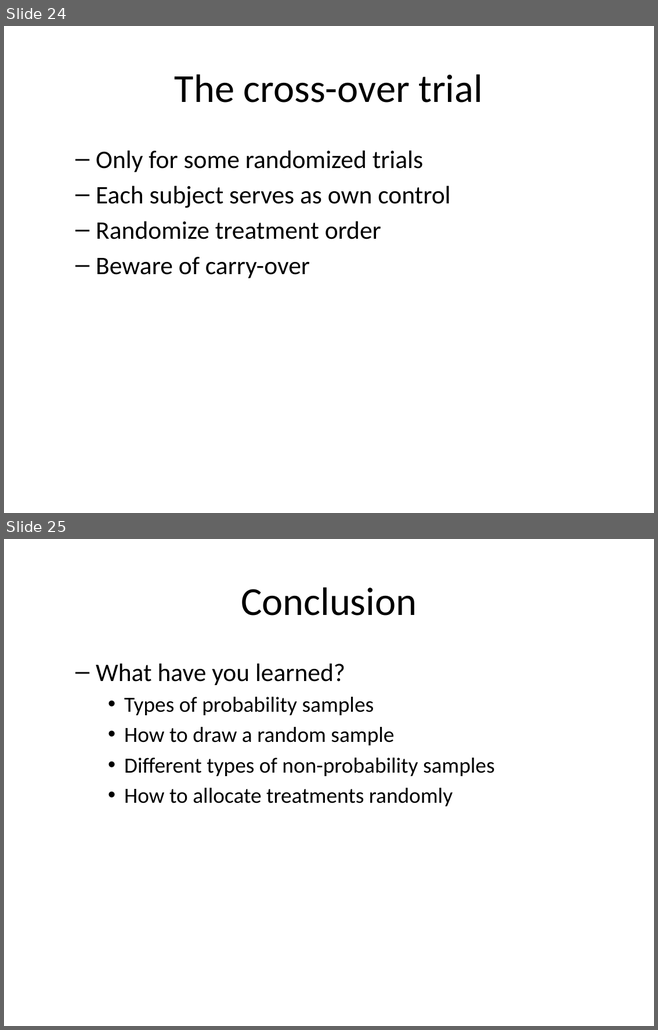
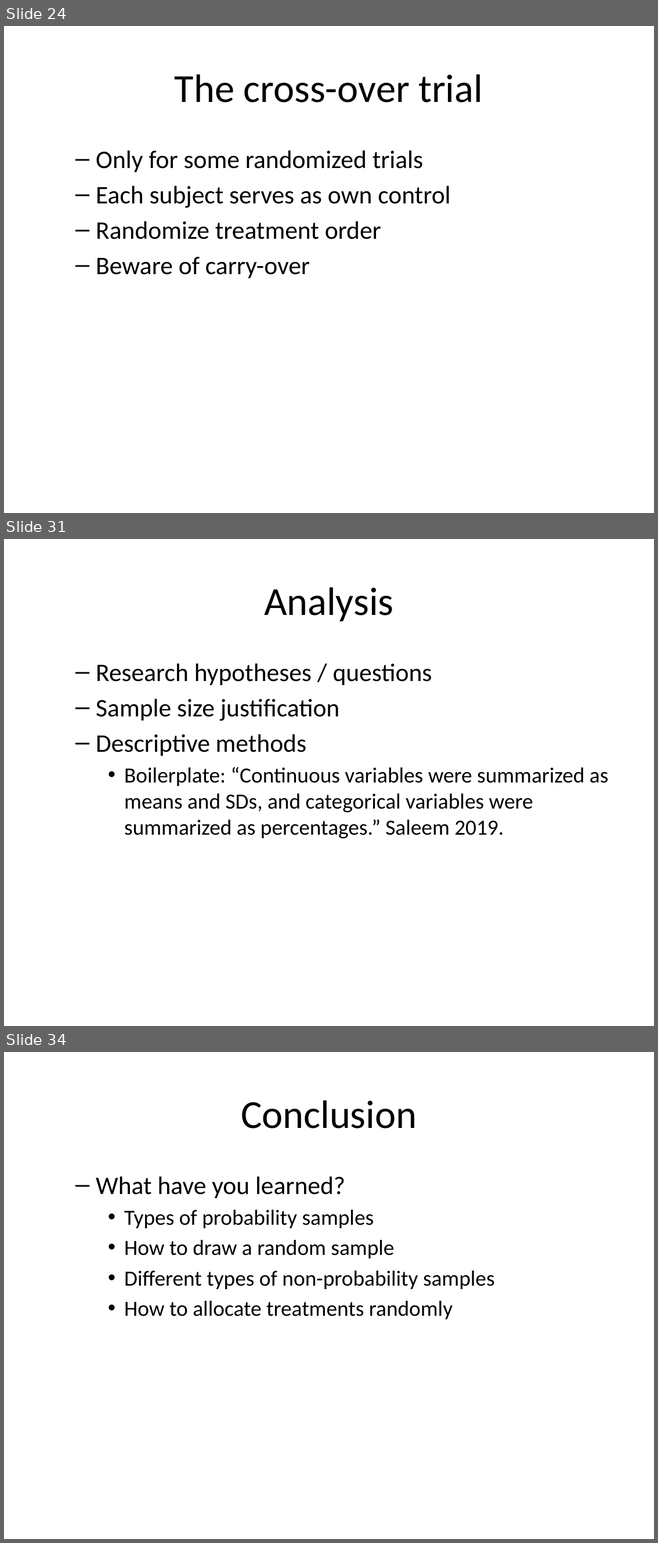
Before and after one commit to pmean/classes, a slide deck: clinical-research-methodology/results/video08-sampling.pptx. Shown one above the other, each under a label of ours: slides 24 and 25 before the commit, slides 24, 31 and 34 after it; the slides between them are not shown. The pictures are 658x1030 and 658x1543 pixels, drawn with LibreOffice and Linux fonts; fonts in the diff are those of the drawing. Boxes give left, top, right and bottom in pixels: in the first picture for what was removed or moved away, otherwise in the second. Text is boxed around its words. In the diff, an @@ line names an element or a change of style, - is before the commit and + after.

```diff
--- a/clinical-research-methodology/results/video08-sampling.pptx
+++ b/clinical-research-methodology/results/video08-sampling.pptx
@@ slide 31 added at box(4, 539, 654, 1026), background #FFFFFF @@
@@ title added at box(264, 587, 394, 621), 44 pt, text #000000 @@
+Analysis
@@ text added at box(96, 663, 608, 839), 24 pt, text #000000 @@
+  – Research hypotheses / questions
+  – Sample size justification
+  – Descriptive methods
+    • Boilerplate: “Continuous variables were summarized as means and SDs, and categorical variables were summarized as percentages.” Saleem 2019.
@@ what was slide 25 is now slide 34 @@
```
Also in this commit, not shown: 1 slide changed, 8 other slides added.
